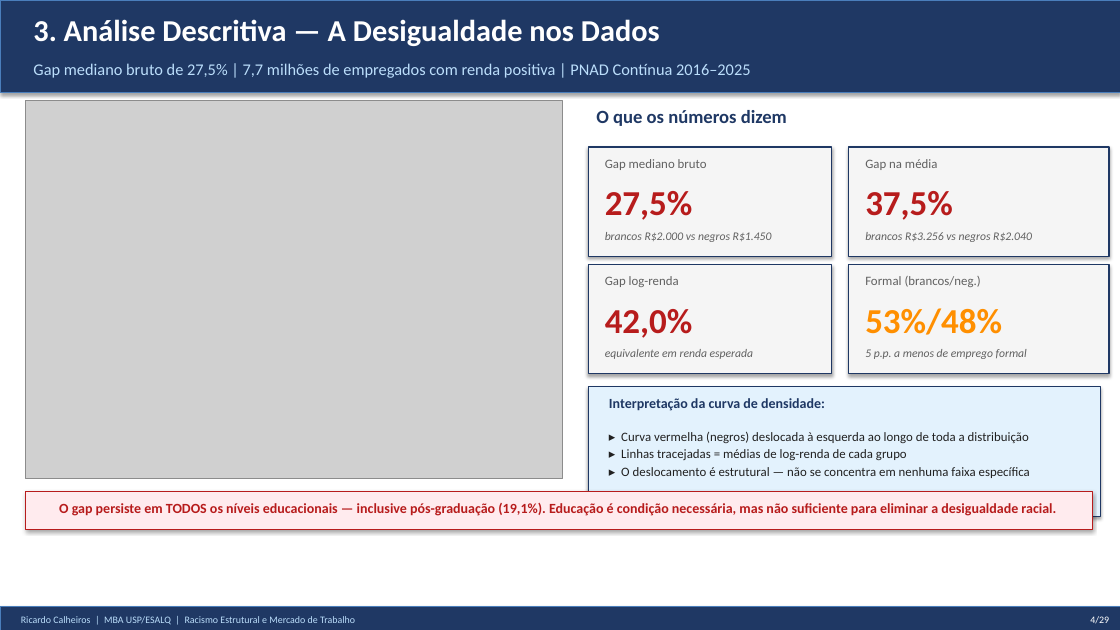
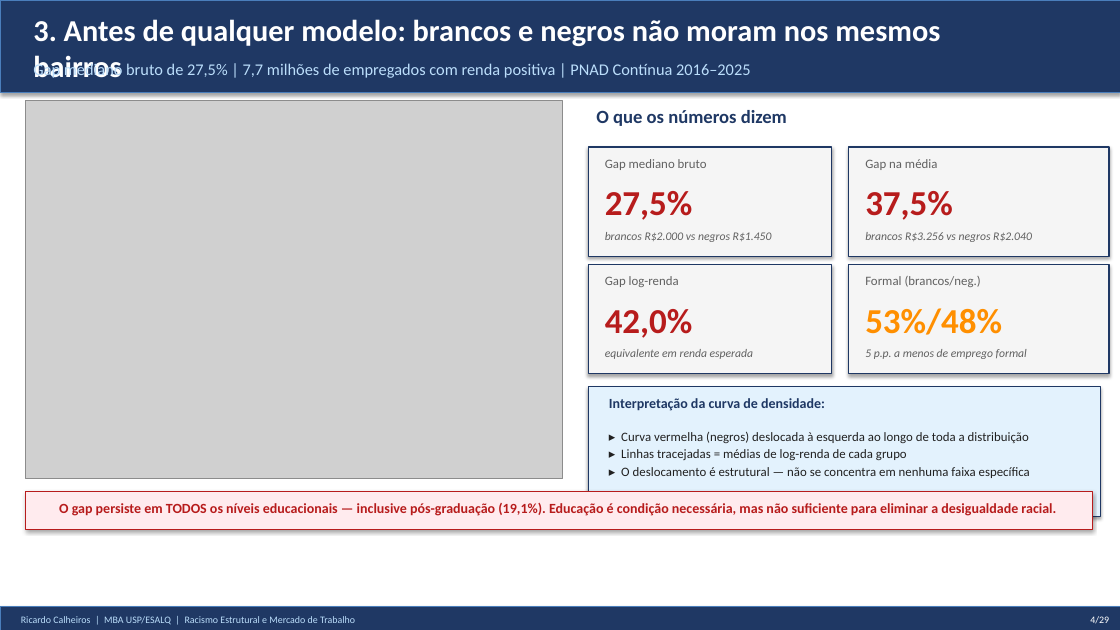
Before and after one commit to rickinrj-ux/ProjetoRacismoPNAD, a slide deck: slide 4 of entregaveis/apresentacao_tcc.pptx. Drawn at 1120x630 pixels with LibreOffice and Linux fonts; fonts in the diff are those of the drawing; grey boxes stand for pictures. Boxes give left, top, right and bottom in pixels: in the first picture for what was removed or moved away, otherwise in the second. Text is boxed around its words. In the diff, an @@ line names an element or a change of style, - is before the commit and + after.

```diff
--- a/entregaveis/apresentacao_tcc.pptx
+++ b/entregaveis/apresentacao_tcc.pptx
@@ text at <box>33,19,940,46</box>: text changed @@
-3. Análise Descritiva — A Desigualdade nos Dados
+3. Antes de qualquer modelo: brancos e negros não moram nos mesmos bairros
```
Also in this commit, not shown: 18 other slides changed, 15 other files.
